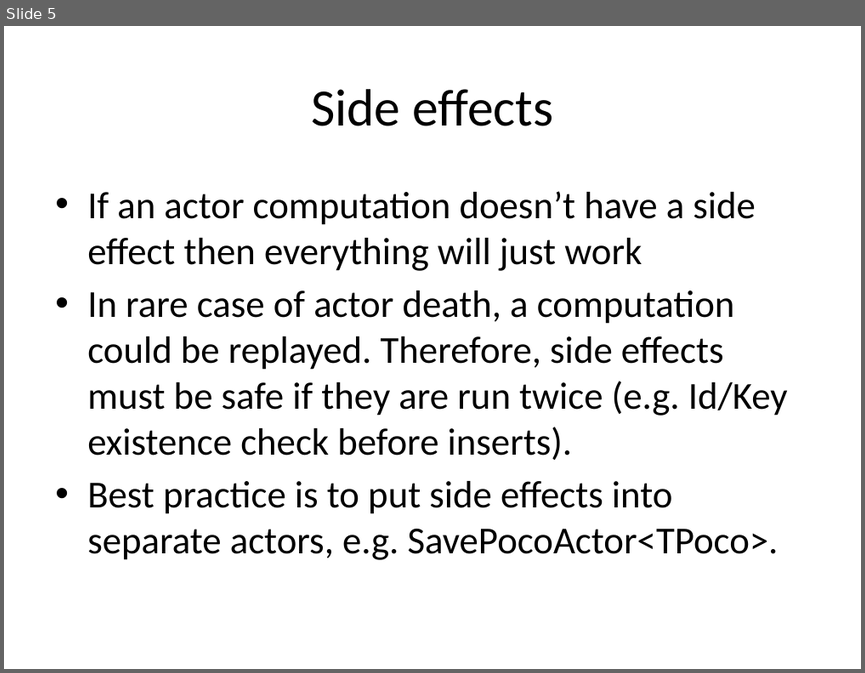
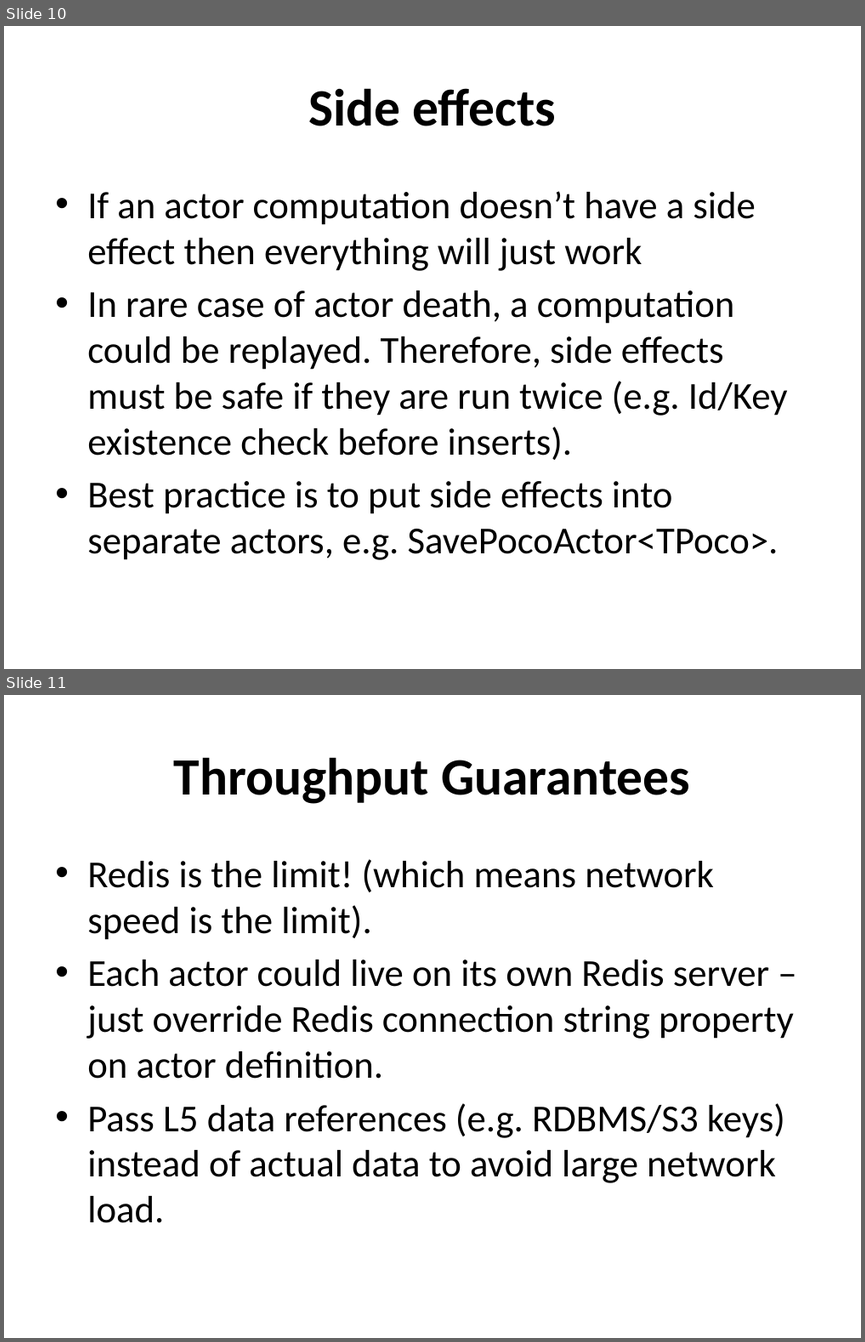
Before and after one commit to buybackoff/Ractor, a slide deck: docs/files/Fredis.pptx. Shown one above the other, each under a label of ours: slide 5 before the commit, slides 10 and 11 after it. The pictures are 865x673 and 865x1342 pixels, drawn with LibreOffice and Linux fonts; fonts in the diff are those of the drawing. Boxes give left, top, right and bottom in pixels: in the first picture for what was removed or moved away, otherwise in the second. Text is boxed around its words. In the diff, an @@ line names an element or a change of style, - is before the commit and + after.

```diff
--- a/docs/files/Fredis.pptx
+++ b/docs/files/Fredis.pptx
@@ slide 11 added at (4, 695, 861, 1338), background #FFFFFF @@
@@ title added at (174, 757, 690, 804), 44 pt, text #000000, bold @@
+Throughput Guarantees
@@ text added at (87, 859, 794, 1223), 32 pt, text #000000 @@
+• Redis is the limit! (which means network speed is the limit).
+• Each actor could live on its own Redis server – just override Redis connection string property on actor definition.
+• Pass L5 data references (e.g. RDBMS/S3 keys) instead of actual data to avoid large network load.
@@ what was slide 5 is now slide 10 @@
@@ slide 10 changed as well @@
@@ title "Side effects" at (308, 88, 556, 126): bold on @@
```
Also in this commit, not shown: 4 other slides changed, 7 other slides added, 13 other files.
